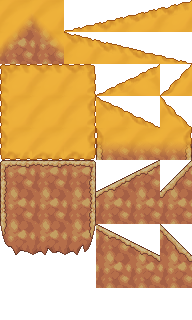
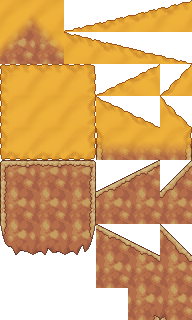
The second 192 x 320 image is a revision of the first. Changes to its layers:
painted on "Edging" over [153, 315, 167, 320]
painted on "Texture" over [128, 288, 192, 320]
